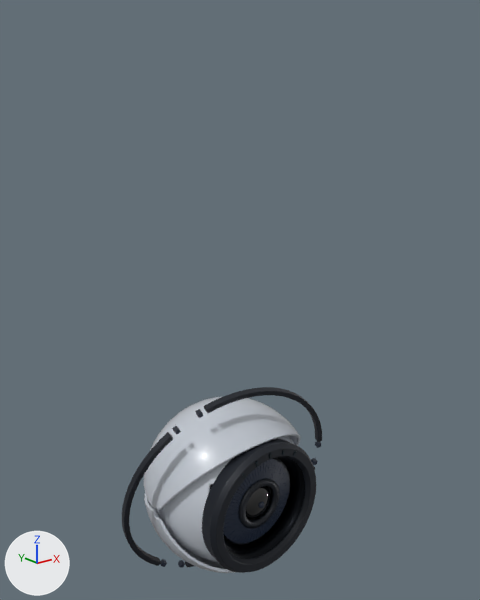
What one commit did to the glTF model design/3d/scorer/ch1-scorer-smooth.glb.
One viewpoint serves both versions: a 50 mm lens placed at (-0.938, -1.221, 0.984), pointed at (0.086, 0.059, 0.472). Every picture has the same lights, and +X, +Y and +Z are marked at lower left. The first picture is the older version. Where no turn or scale is listed for an object, it has been applied to the vertices.

The scene before the commit, as lines of its bpy script (objects in view):
```python
me_housing = bpy.data.meshes.new('housing')
me_housing.from_pydata(...)  # 2370 vertices, 4736 faces; spans x -0.2..0.2, y -0.124..0.2, z -0.2..0.2
me_housing.materials.append(mat_scorer_shell)  # light grey #c3c9d2
me_ring_outer_band = bpy.data.meshes.new('ring_outer_band')
me_ring_outer_band.from_pydata(...)  # 480 vertices, 948 faces; spans x -0.294..0.291, y -0.09..0.089, z -0.289..0.289
me_ring_outer_band.materials.append(mat_scorer_satin)  # black #1b2029
me_throat = bpy.data.meshes.new('throat')
me_throat.from_pydata(...)  # 192 vertices, 384 faces; spans x -0.137..0.137, y -0.15..-0.108, z -0.137..0.137
me_throat.materials.append(mat_scorer_hull)  # black #0d1117
ob_housing = bpy.data.objects.new('housing', me_housing)
ob_housing.location = (0.0, 0.0, 0.0)
ob_ring_outer_band = bpy.data.objects.new('ring_outer_band', me_ring_outer_band)
ob_ring_outer_band.location = (0.0, 0.0, 0.0)
ob_throat = bpy.data.objects.new('throat', me_throat)
ob_throat.location = (0.0, 0.0, 0.0)
# also in view: 'pupil_ring' at (0.0, -0.122, 0.0); 'lid_bottom' at (0.0, 0.041, -0.114); 'bezel' at (0.0, -0.134, 0.0); 'lid_top' at (0.0, 0.041, 0.114); 'bulb' at (0.0, -0.116, 0.0)
```
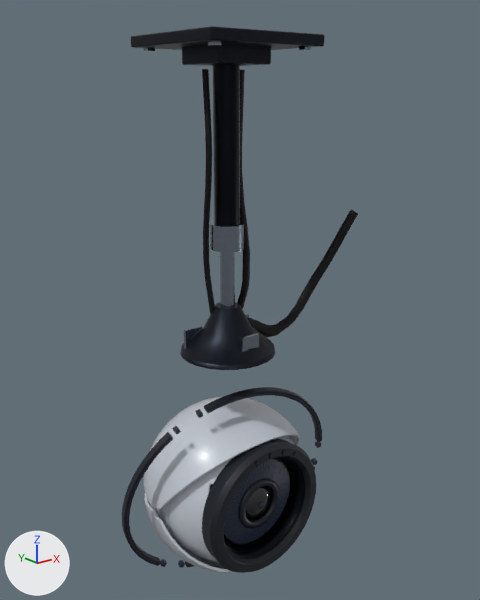
The change in detail:
Material 'scorer_trim' (mat_scorer_trim) is new.
Its base color is (0.254, 0.296, 0.366) (grey #8a94a3).
Its metallic is 1.0.
Its roughness is 0.22.
Material 'scorer_plate' (mat_scorer_plate) is new.
Its base color is (0.0103, 0.0137, 0.0212) (black #1a1f28).
Its metallic is 0.8.
Its roughness is 0.42.
Mesh me_mount_sleeve is new.
It is a 12-sided cylinder along z spanning x -0.03..0.03, y -0.03..0.03, z 0.66..1.04.
It uses material mat_scorer_hull (black #0d1117).
Mesh me_mount_rod is new.
It has 48 vertices, 88 faces and spans x -0.04..0.04, y -0.04..0.04, z 0.47..0.69.
It uses material mat_scorer_trim (grey #8a94a3).
Mesh me_mount_plate is new.
It has 112 vertices, 216 faces and spans x -0.15..0.15, y -0.15..0.15, z 1.04..1.1.
It uses material mat_scorer_plate (black #1a1f28).
Mesh me_mount_feed is new.
It has 52 vertices, 100 faces and spans x 0.054..0.482, y -0.017..0.046, z 0.374..0.671.
It uses material mat_scorer_core (black #05070a).
Mesh me_mount_cable_1 is new.
It has 52 vertices, 100 faces and spans x -0.056..-0.024, y -0.006..0.036, z 0.469..1.031.
It uses material mat_scorer_core (black #05070a).
Mesh me_mount_cable_0 is new.
It has 52 vertices, 100 faces and spans x 0.027..0.059, y -0.023..0.028, z 0.468..1.031.
It uses material mat_scorer_core (black #05070a).
Mesh me_mount_bolts is new.
It consists of a box spanning x -0.129..-0.111, y -0.129..-0.111, z 1.069..1.077; a box spanning x -0.129..-0.111, y 0.111..0.129, z 1.069..1.077; a box spanning x 0.111..0.129, y -0.129..-0.111, z 1.069..1.077; a box spanning x 0.111..0.129, y 0.111..0.129, z 1.069..1.077.
It uses material mat_scorer_trim (grey #8a94a3).
Mesh me_crown_fins is new.
It consists of a box spanning x 0.049..0.099, y 0.038..0.046, z 0.385..0.435; a box spanning x -0.099..-0.049, y 0.038..0.046, z 0.385..0.435; a box spanning x -0.025..0.025, y -0.089..-0.081, z 0.385..0.435.
It uses material mat_scorer_trim (grey #8a94a3).
Mesh me_crown is new.
It has 122 vertices, 240 faces and spans x -0.118..0.118, y -0.118..0.118, z 0.366..0.49.
It uses material mat_scorer_plate (black #1a1f28).
Object 'mount_sleeve' (ob_mount_sleeve) is new; it shows me_mount_sleeve.
Its location is (0.0, 0.0, 0.0).
Object 'mount_rod' (ob_mount_rod) is new; it shows me_mount_rod.
Its location is (0.0, 0.0, 0.0).
Object 'mount_plate' (ob_mount_plate) is new; it shows me_mount_plate.
Its location is (0.0, 0.0, 0.0).
Object 'mount_feed' (ob_mount_feed) is new; it shows me_mount_feed.
Its location is (0.0, 0.0, 0.0).
Object 'mount_cable_1' (ob_mount_cable_1) is new; it shows me_mount_cable_1.
Its location is (0.0, 0.0, 0.0).
Object 'mount_cable_0' (ob_mount_cable_0) is new; it shows me_mount_cable_0.
Its location is (0.0, 0.0, 0.0).
Object 'mount_bolts' (ob_mount_bolts) is new; it shows me_mount_bolts.
Its location is (0.0, 0.0, 0.0).
Object 'crown_fins' (ob_crown_fins) is new; it shows me_crown_fins.
Its location is (0.0, 0.0, 0.0).
Object 'crown' (ob_crown) is new; it shows me_crown.
Its location is (0.0, 0.0, 0.0).

Where the change shows, as pixel boxes (x1, y1, x2, y2) in the pictures (480 x 600 px):
'mount_plate', added (black)
    after: (131, 26, 325, 66)
'mount_sleeve', added (black)
    after: (213, 64, 240, 226)
'crown', added (black)
    after: (180, 302, 275, 370)
'mount_rod', added
    after: (210, 222, 244, 307)
'mount_feed', added
    after: (247, 209, 358, 337)
'mount_cable_1', added (black)
    after: (202, 69, 215, 314)
'mount_cable_0', added (black)
    after: (237, 70, 250, 309)
'crown_fins', added
    after: (184, 314, 259, 352)
'mount_bolts', added
    after: (144, 41, 311, 51)
